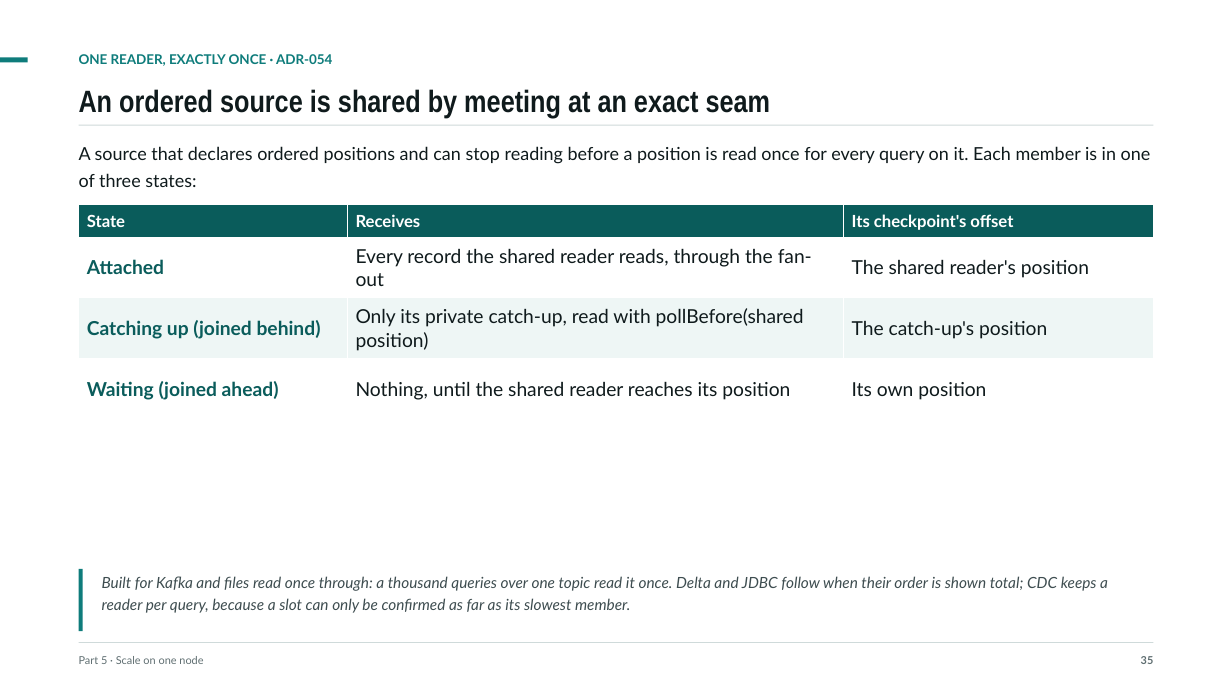
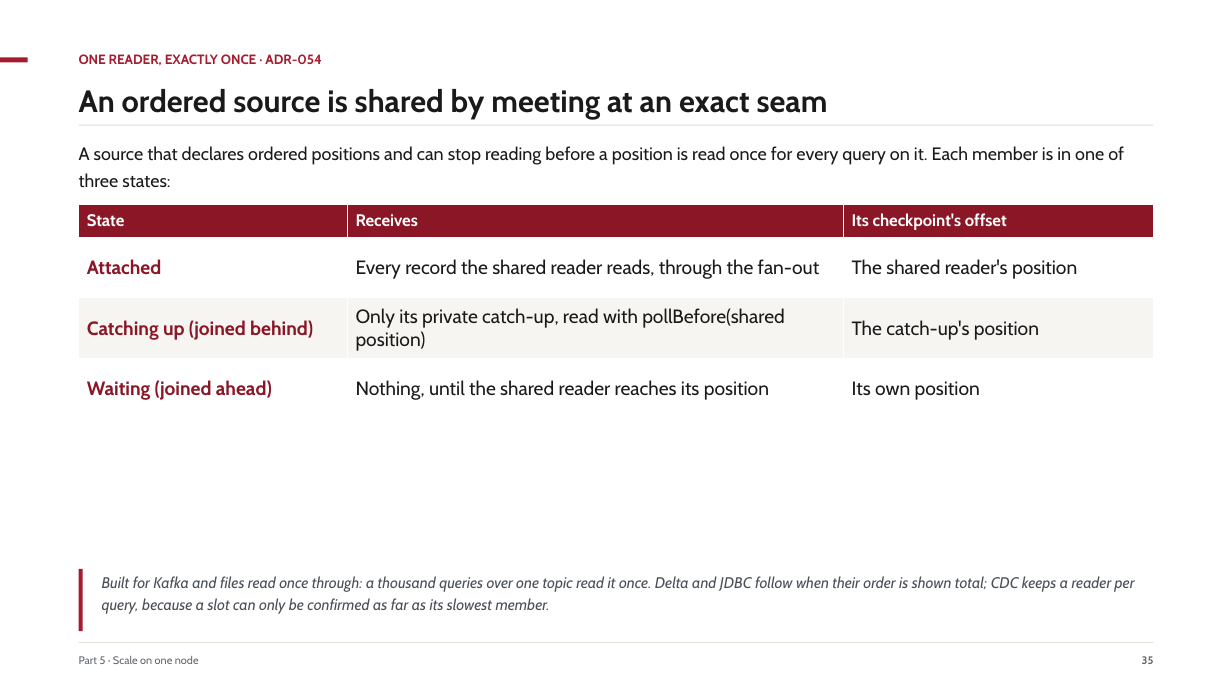
Before and after one commit to ajsinha/pravaha, a slide deck: slide 35 of docs/Pravaha-Continuous-SQL-Engine-Design-and-Evidence.pptx. Drawn at 1232x693 pixels with LibreOffice and Linux fonts; fonts in the diff are those of the drawing. Boxes give left, top, right and bottom in pixels: in the first picture for what was removed or moved away, otherwise in the second. Text is boxed around its words. In the diff, an @@ line names an element or a change of style, - is before the commit and + after.

Commit message:
Crimson is the brand: the deck, the brand guide and the mark follow the console
The owner's choice (2026-09-28). The deck is rebuilt in the console's crimson and Source
faces (audit clean, 75 slides); brand/README.md and logo, mark and favicon SVGs move from
verdigris to crimson. ARCHITECTURE no longer calls lane sharing off by default.

```diff
--- a/docs/Pravaha-Continuous-SQL-Engine-Design-and-Evidence.pptx
+++ b/docs/Pravaha-Continuous-SQL-Engine-Design-and-Evidence.pptx
@@ rectangle at [0, 57, 28, 63]: fill #0E7C7B to #A51C30 @@
@@ text "ONE READER, EXACTLY ONCE · ..." at [79, 54, 321, 66]: font Lato to Cabin, text colour #0E7C7B to #A51C30 @@
@@ text "An ordered source is shared ..." at [79, 89, 828, 118]: font Arial Narrow to Cabin, text colour #0F1A1C to #1A1A1A @@
@@ text "A source that declares ordered ..." at [79, 146, 1124, 188]: font Lato to Cabin, text colour #0F1A1C to #1A1A1A @@
@@ table at [79, 204, 1154, 419] @@
@@ fill #0A5C5B to #8A1626 in row 1 @@
@@ fill #EEF6F5 to #F7F5F2 in row 3 @@
@@ font Lato to Cabin @@
@@ text colour #0A5C5B to #8A1626 in "Attached", "Catching up (joined behind)", "Waiting (joined ahead)" @@
@@ text colour #0F1A1C to #1A1A1A in "Every record the shared reader reads, through ...", "The shared reader's position", "Only its private catch-up, read with pollBefore(shared ...", "The catch-up's position" and 2 more places @@
@@ rectangle at [79, 569, 82, 631]: fill #0E7C7B to #A51C30 @@
@@ text "Built for Kafka and files ..." at [102, 576, 1135, 614]: font Lato to Cabin, text colour #3E4D50 to #4A5058 @@
@@ text "Part 5 · Scale on ..." at [79, 656, 199, 664]: font Lato to Cabin, text colour #5F6E71 to #61666E @@
@@ rectangle at [79, 642, 1153, 643]: fill #CFDADA to #E3DED7 @@
@@ text "35" at [1142, 656, 1154, 664]: font Lato to Cabin, text colour #5F6E71 to #61666E @@
```
Also in this commit, not shown: 74 other slides changed, 10 other files.
